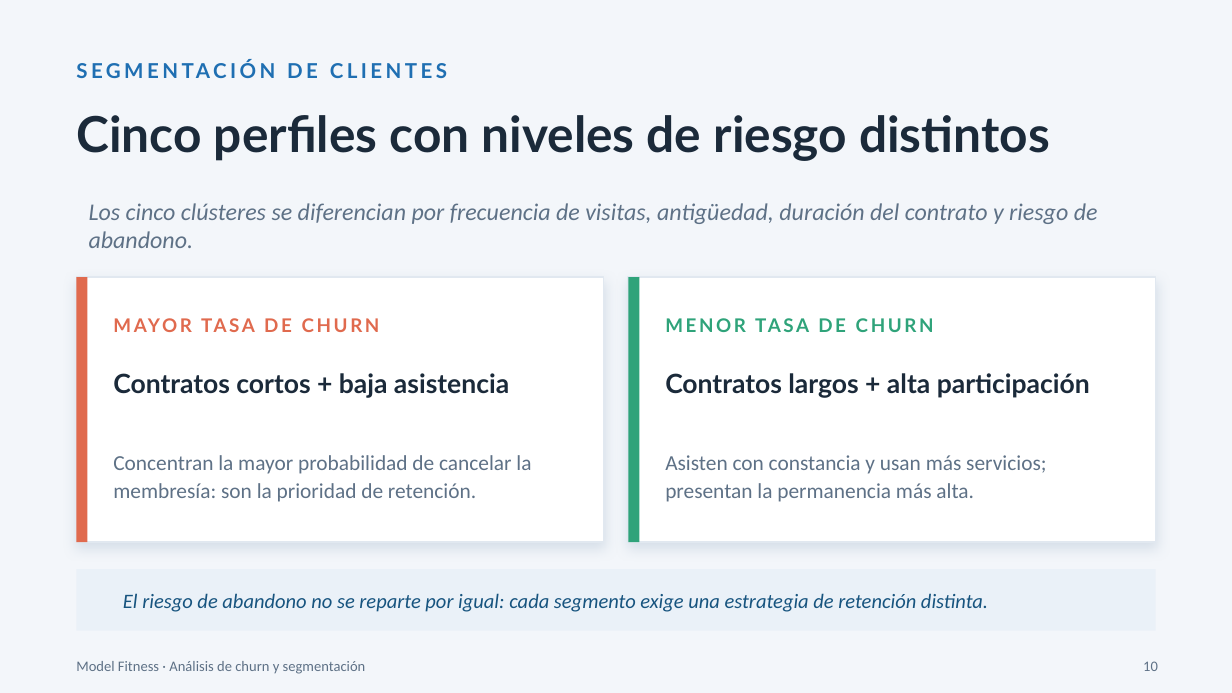
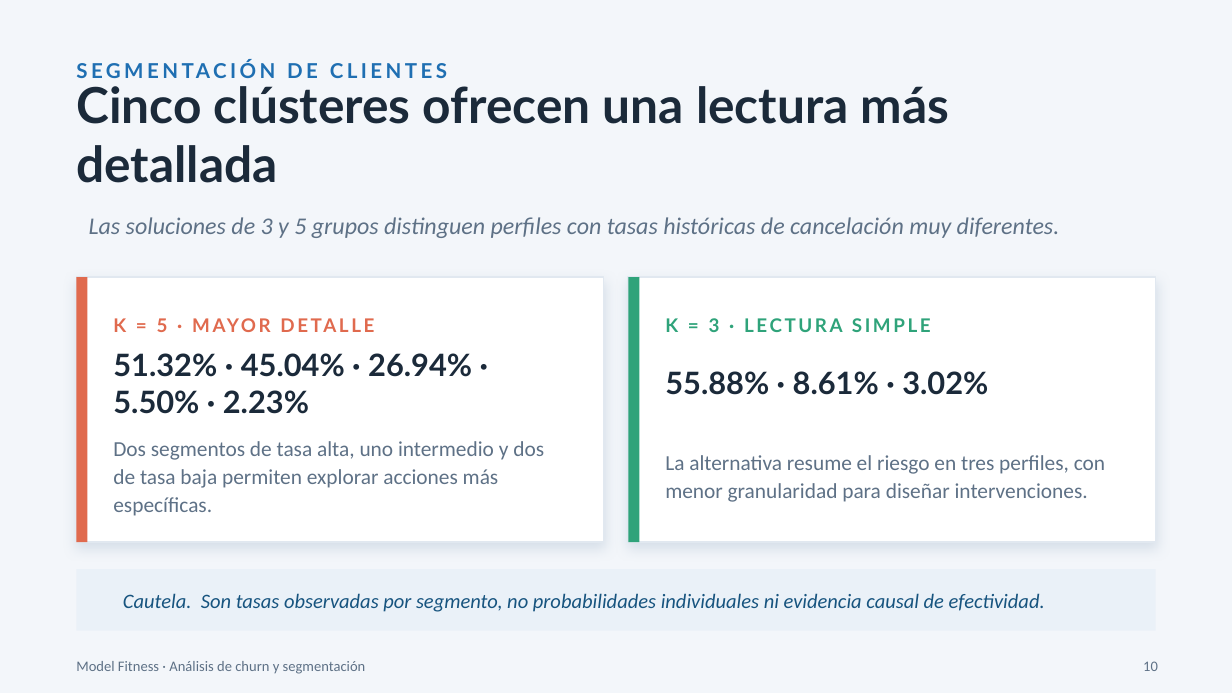
Before and after one commit to Fernando-a19/model_fitness_churn_analysis, a slide deck: slide 10 of docs/Analisís de cancelación.pptx. Drawn at 1232x693 pixels with LibreOffice and Linux fonts; fonts in the diff are those of the drawing. Boxes give left, top, right and bottom in pixels: in the first picture for what was removed or moved away, otherwise in the second. Text is boxed around its words. In the diff, an @@ line names an element or a change of style, - is before the commit and + after.

```diff
--- a/docs/Analisís de cancelación.pptx
+++ b/docs/Analisís de cancelación.pptx
@@ title at [76,86,950,183]: text changed @@
-Cinco perfiles con niveles de riesgo distintos
+Cinco clústeres ofrecen una lectura más detallada
@@ text at [89,217,1060,238]: text changed @@
-Los cinco clústeres se diferencian por frecuencia de visitas, antigüedad, duración del contrato y riesgo de abandono.
+Las soluciones de 3 y 5 grupos distinguen perfiles con tasas históricas de cancelación muy diferentes.
@@ text at [113,318,168,332]: text changed @@
-MAYOR TASA DE CHURN
+K = 5 · MAYOR DETALLE
@@ text at [665,318,931,332]: text changed @@
-MENOR TASA DE CHURN
+K = 3 · LECTURA SIMPLE
@@ text at [113,353,472,414]: text changed; size 15.5 to 18 pt @@
-Contratos cortos + baja asistencia
+51.32% · 45.04% · 26.94% · 5.50% · 2.23%
@@ text at [665,371,988,395]: text changed; size 15.5 to 18 pt @@
-Contratos largos + alta participación
+55.88% · 8.61% · 3.02%
@@ text at [113,441,544,516]: text changed @@
-Concentran la mayor probabilidad de cancelar la membresía: son la prioridad de retención.
+Dos segmentos de tasa alta, uno intermedio y dos de tasa baja permiten explorar acciones más específicas.
@@ text at [665,455,1105,502]: text changed @@
-Asisten con constancia y usan más servicios; presentan la permanencia más alta.
+La alternativa resume el riesgo en tres perfiles, con menor granularidad para diseñar intervenciones.
@@ text at [123,593,1045,612]: text changed @@
-El riesgo de abandono no se reparte por igual: cada segmento exige una estrategia de retención distinta.
+Cautela. Son tasas observadas por segmento, no probabilidades individuales ni evidencia causal de efectividad.
```
Also in this commit, not shown: 13 other slides changed, 3 other files.
